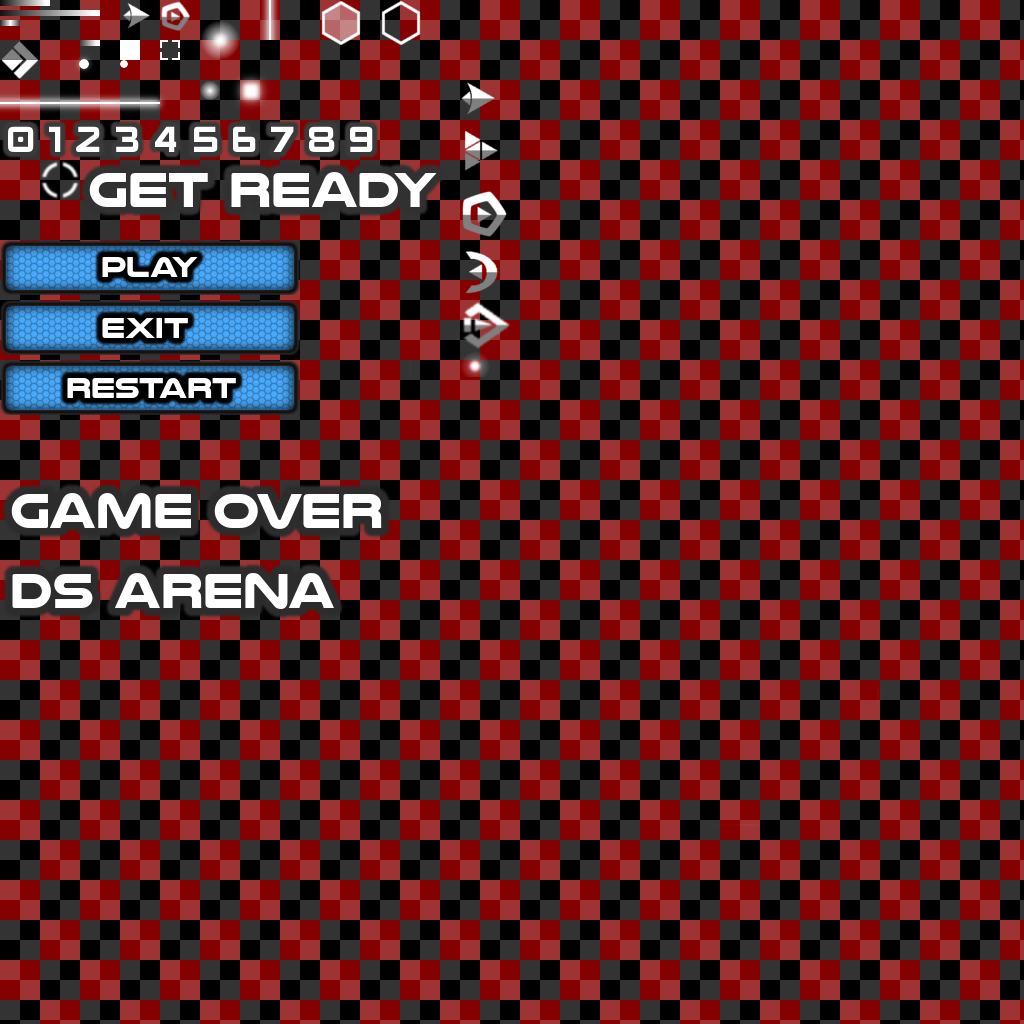
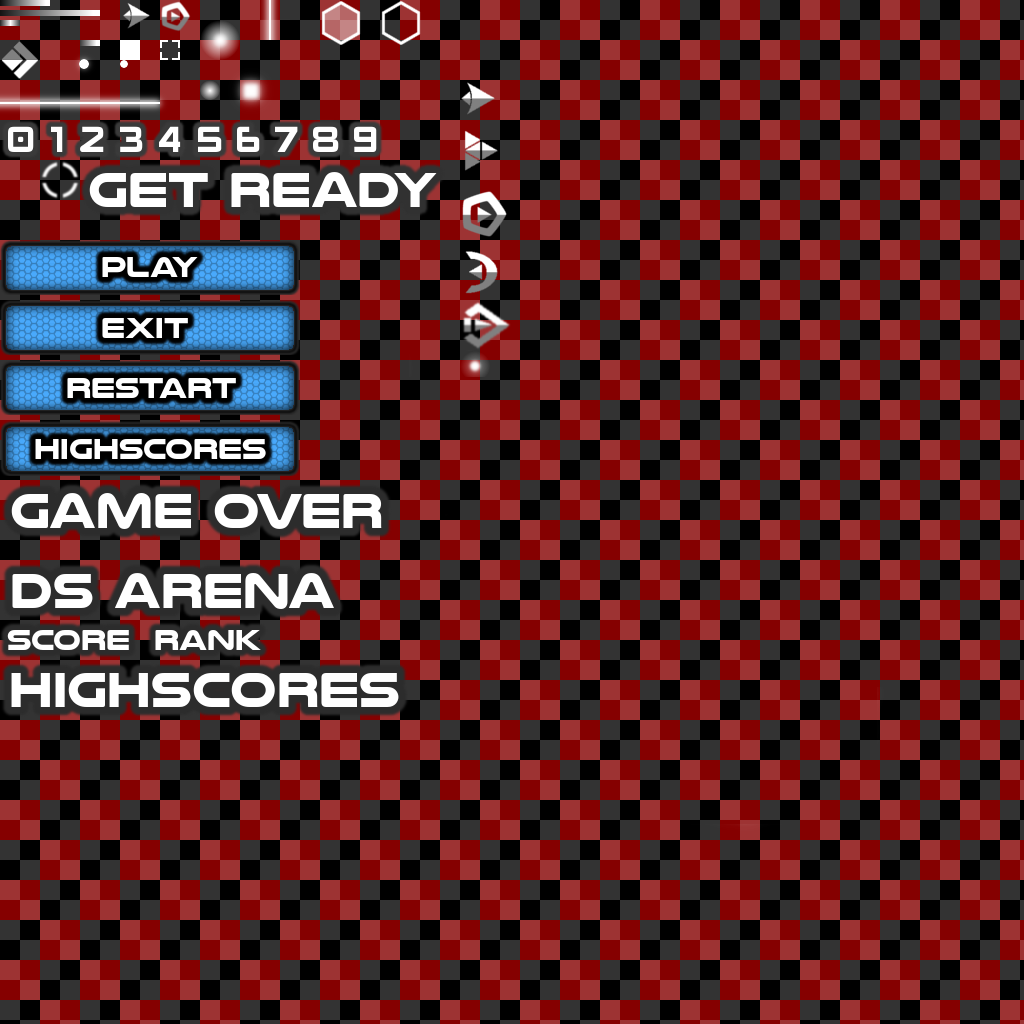
Comparing the layer stacks of the two w=1024, h=1024 images. Changes:
added layer "Ebene #6" above "Ebene #5" over (1, 663, 408, 717)
added layer "Ebene #5" above "Ebene #2" over (26, 430, 275, 468)
painted on "Ebene #2" over (0, 421, 300, 476)
added layer "Ebene #4" above "Ebene #24" over (0, 622, 269, 658)
painted on "Ebene #24" over (42, 120, 383, 159)
